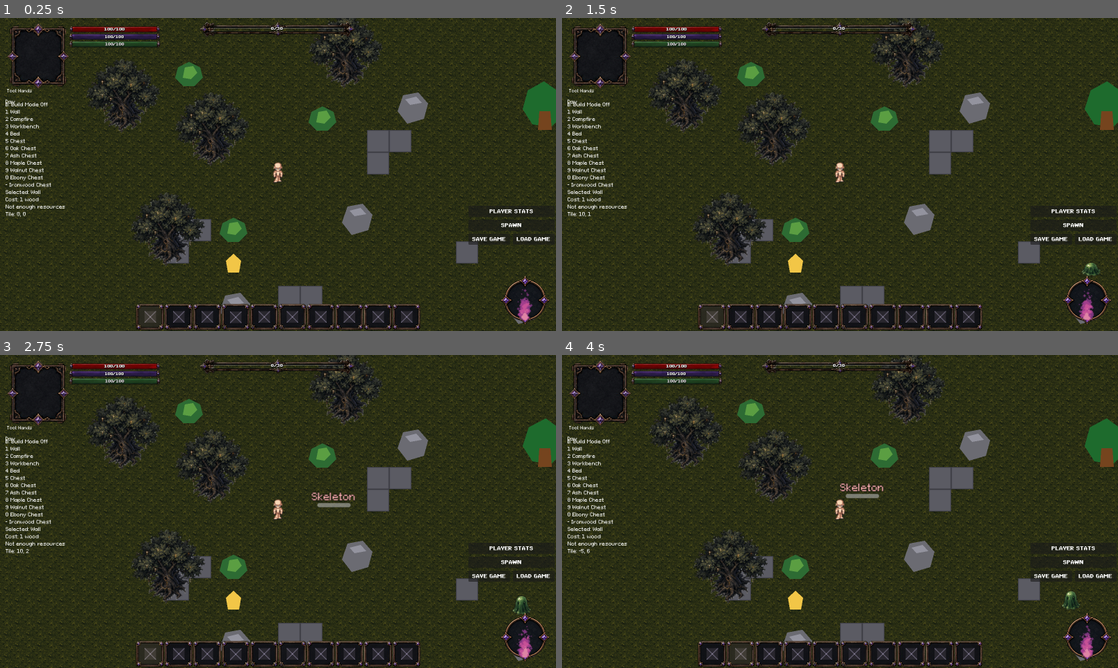
Above: before the commit, frames 1-4 (two rows, left to right).
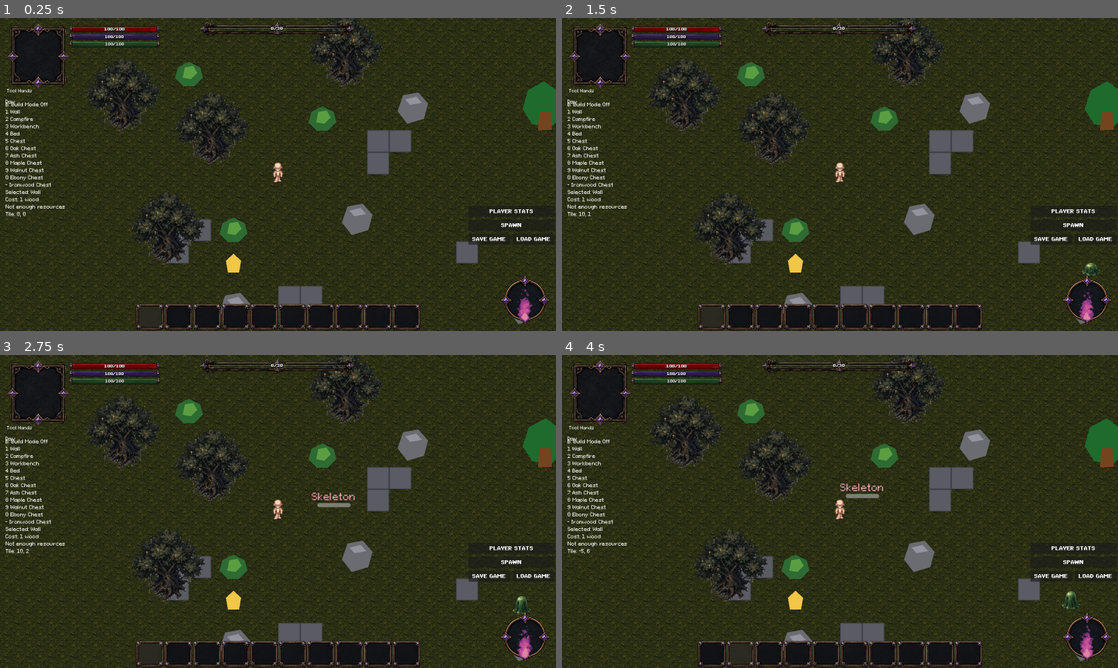
Above: after the commit, the same moments.

Repository: ramonsamagaio/Oathwake-Main
Game: Godot game, scene res://scenes/Main.tscn
The game is run twice, just before and just after one commit, with the same random seed, the same clock (stepped at 60 frames per second) and the same inputs. This scene is started directly instead of the project's main scene.
Inputs (mouse positions are in pixels of both pictures, inside the frame that each line leads up to):
- Up to frame 1 (0.25 s): no input
- Up to frame 2 (1.5 s): click "LOAD GAME" at 0.5 s; click "PLAYER STATS" at 1.25 s
- Up to frame 3 (2.75 s): click "SPAWN" at 2 s
- Up to frame 4 (4 s): click (712, 652) at 2.75 s; click (739, 652) at 3.5 s

The runs differ from the first frame. In frame 1, 0.3% of the frame differs, in the area x 26-75%, y 93-98%; in frame 2, 0.3%; in frame 3, 0.3%; in frame 4, 0.3%.

Commit message:
Make hotbar use shortcuts instead of inventory slots

Diff:
--- a/scripts/ui/HotbarUI.gd
+++ b/scripts/ui/HotbarUI.gd
@@ -9,10 +9,12 @@
 @export var slot_count: int = 10
 
 const HOTBAR_TEXTURE_PATH := "res://assets/ui/HUDUI/HOTBAR.png"
+
 var inventory
 var player
 var selected_slot := 0
 var slots := []
+var hotbar_shortcuts := []
 var sprite_resolver := SpriteResolver.new()
 var _layout: Dictionary = {}
 var _hotbar_panel: Control
@@ -26,6 +28,7 @@
 	set_process_input(true)
 	set_process_unhandled_input(true)
 	add_to_group("hotbar_ui")
+	_ensure_shortcut_count()
 	_build_ui()
 
 
@@ -58,6 +61,7 @@
 func setup(new_inventory, new_player) -> void:
 	inventory = new_inventory
 	player = new_player
+	_ensure_shortcut_count()
 	if inventory != null and inventory.has_signal("changed") and not inventory.changed.is_connected(refresh):
 		inventory.changed.connect(refresh)
 	if player != null and player.has_signal("tool_changed") and not player.tool_changed.is_connected(_on_player_tool_changed):
@@ -72,6 +76,7 @@
 
 
 func refresh() -> void:
+	_ensure_shortcut_count()
 	if slots.is_empty():
 		return
 
@@ -86,6 +91,102 @@
 
 	_update_selection()
 	_apply_selected_hotbar_item_to_player()
+
+
+func get_hotbar_shortcuts() -> Array:
+	_ensure_shortcut_count()
+	return hotbar_shortcuts.duplicate(true)
+
+
+func set_hotbar_shortcuts(shortcuts: Variant) -> void:
+	_ensure_shortcut_count()
+	for index in range(slot_count):
+		hotbar_shortcuts[index] = {}
+
+	if shortcuts is Array:
+		for index in range(min(shortcuts.size(), slot_count)):
+			var raw_entry: Variant = shortcuts[index]
+			if raw_entry is Dictionary:
+				var item_id := str(raw_entry.get("item_id", ""))
+				var source_slot := int(raw_entry.get("source_slot_index", -1))
+				if not item_id.is_empty():
+					hotbar_shortcuts[index] = {
+						"item_id": item_id,
+						"source_slot_index": source_slot,
+					}
+			elif raw_entry is String and not str(raw_entry).is_empty():
+				hotbar_shortcuts[index] = {
+					"item_id": str(raw_entry),
+					"source_slot_index": -1,
+				}
+	refresh()
+
+
+func assign_shortcut_from_inventory_slot(source_slot_index: int, target_hotbar_index: int, select_after_assign := true) -> bool:
+	_ensure_shortcut_count()
+	if inventory == null:
+		return false
+	if target_hotbar_index < 0 or target_hotbar_index >= slot_count:
+		return false
+	if source_slot_index < 0 or source_slot_index >= int(inventory.get_slot_count()):
+		return false
+
+	var source_slot: Dictionary = inventory.get_slot(source_slot_index)
+	var item_id := str(source_slot.get("item_id", ""))
+	var amount := int(source_slot.get("amount", 0))
+	if item_id.is_empty() or amount <= 0:
+		return false
+
+	hotbar_shortcuts[target_hotbar_index] = {
+		"item_id": item_id,
+		"source_slot_index": source_slot_index,
+	}
+	if select_after_assign:
+		select_slot(target_hotbar_index)
+	else:
+		refresh()
+	return true
+
+
+func assign_shortcut_to_first_available(source_slot_index: int, select_after_assign := true) -> int:
+	_ensure_shortcut_count()
+	if inventory == null:
+		return -1
+	var source_slot: Dictionary = inventory.get_slot(source_slot_index)
+	var item_id := str(source_slot.get("item_id", ""))
+	if item_id.is_empty() or int(source_slot.get("amount", 0)) <= 0:
+		return -1
+
+	var existing_index := find_shortcut_for_item(item_id)
+	if existing_index >= 0:
+		if select_after_assign:
+			select_slot(existing_index)
+		return existing_index
+
+	for index in range(slot_count):
+		if _get_shortcut_item_id(index).is_empty():
+			if assign_shortcut_from_inventory_slot(source_slot_index, index, select_after_assign):
+				return index
+	return -1
+
+
+func find_shortcut_for_item(item_id: String) -> int:
+	_ensure_shortcut_count()
+	var normalized_item_id := str(item_id)
+	if normalized_item_id.is_empty():
+		return -1
+	for index in range(slot_count):
+		if _get_shortcut_item_id(index) == normalized_item_id:
+			return index
+	return -1
+
+
+func clear_hotbar_slot(slot_index: int) -> void:
+	_ensure_shortcut_count()
+	if slot_index < 0 or slot_index >= slot_count:
+		return
+	hotbar_shortcuts[slot_index] = {}
+	refresh()
 
 
 func _build_ui() -> void:
@@ -145,11 +246,14 @@
 
 
 func _setup_slot(slot: Button, entry: Dictionary) -> void:
+	if entry.is_empty():
+		_setup_empty_slot(slot)
+		return
 	var entry_id := str(entry.get("id", ""))
 	var label := str(entry.get("label", entry_id.capitalize()))
 	var amount := int(entry.get("amount", 0))
 	slot.text = ""
-	slot.tooltip_text = label
+	slot.tooltip_text = "%s Shortcut" % label
 	_set_slot_icon(slot, sprite_resolver.get_texture_for_item(entry_id))
 	_set_slot_quantity_text(slot, str(amount) if amount > 1 else "")
 
@@ -168,48 +272,43 @@
 
 func _get_hotbar_entries() -> Array:
 	var entries := []
-	if inventory == null:
-		return entries
-
-	var inventory_slots: Array = inventory.get_hotbar_slots(slot_count)
-	for slot in inventory_slots:
-		if not slot is Dictionary:
-			entries.append({})
-			continue
-		var item_id := str(slot.get("item_id", ""))
-		var amount := int(slot.get("amount", 0))
-		if item_id.is_empty() or amount <= 0:
+	_ensure_shortcut_count()
+	for index in range(slot_count):
+		var shortcut_data := _get_shortcut_resolved_data(index)
+		var item_id := str(shortcut_data.get("item_id", ""))
+		if item_id.is_empty():
 			entries.append({})
 			continue
 		entries.append({
-			"type": "item",
+			"type": "shortcut",
 			"id": item_id,
-			"amount": amount,
+			"amount": _get_inventory_item_count(item_id),
 			"label": _get_item_display_name(item_id),
+			"source_slot_index": int(shortcut_data.get("source_slot_index", -1)),
 		})
-
-	while entries.size() < slot_count:
-		entries.append({})
-	return entries.slice(0, slot_count)
+	return entries
 
 
 func _apply_selected_hotbar_item_to_player() -> void:
 	if player == null:
 		return
-	var entry := _get_hotbar_entry(selected_slot)
-	var item_id := str(entry.get("id", "")).to_lower()
 	if not player.has_method("set_current_hotbar_item"):
 		if player.has_method("set_current_tool"):
 			player.set_current_tool("Hands")
 		return
+
+	var shortcut_data := _get_shortcut_resolved_data(selected_slot)
+	var item_id := str(shortcut_data.get("item_id", ""))
+	var source_slot_index := int(shortcut_data.get("source_slot_index", -1))
 	if item_id.is_empty():
-		player.set_current_hotbar_item("", selected_slot)
-		return
+		player.set_current_hotbar_item("", -1)
+		return
+
 	var item_data := _get_item_data(item_id)
 	if not _is_tool_or_weapon(item_data):
-		player.set_current_hotbar_item("", selected_slot)
-		return
-	player.set_current_hotbar_item(item_id, selected_slot)
+		player.set_current_hotbar_item("", -1)
+		return
+	player.set_current_hotbar_item(item_id, source_slot_index)
 
 
 func _get_item_display_name(item_id: String) -> String:
@@ -234,22 +333,18 @@
 
 
 func _get_hotbar_entry(slot_index: int) -> Dictionary:
-	if inventory == null or slot_index < 0 or slot_index >= slot_count:
+	if slot_index < 0 or slot_index >= slot_count:
 		return {}
-	var slot_data: Dictionary = inventory.get_slot(slot_index)
-	if not slot_data is Dictionary:
+	var shortcut_data := _get_shortcut_resolved_data(slot_index)
+	var item_id := str(shortcut_data.get("item_id", ""))
+	if item_id.is_empty():
 		return {}
-
-	var item_id := str(slot_data.get("item_id", ""))
-	var amount := int(slot_data.get("amount", 0))
-	if item_id.is_empty() or amount <= 0:
-		return {}
-
 	return {
-		"type": "item",
+		"type": "shortcut",
 		"id": item_id,
-		"amount": amount,
+		"amount": _get_inventory_item_count(item_id),
 		"label": _get_item_display_name(item_id),
+		"source_slot_index": int(shortcut_data.get("source_slot_index", -1)),
 	}
 
 
@@ -258,9 +353,10 @@
 	if entry.is_empty():
 		return null
 	return {
-		"type": "inventory_slot",
-		"slot_index": slot_index,
-		"inventory_id": "player",
+		"type": "hotbar_shortcut",
+		"hotbar_slot_index": slot_index,
+		"item_id": str(entry.get("id", "")),
+		"source_slot_index": int(entry.get("source_slot_index", -1)),
 	}
 
 
@@ -285,15 +381,18 @@
 
 
 func _get_hotbar_drop_reject_reason(slot_index: int, data: Variant) -> String:
-	if inventory == null:
-		return "inventory is null"
 	if slot_index < 0 or slot_index >= slot_count:
 		return "target slot out of range"
 	if not data is Dictionary:
 		return "drag data is not Dictionary"
 	var drop_data: Dictionary = data as Dictionary
-	if str(drop_data.get("type", "")) != "inventory_slot":
+	var drop_type := str(drop_data.get("type", ""))
+	if drop_type == "hotbar_shortcut":
+		return ""
+	if drop_type != "inventory_slot":
 		return "type is not inventory_slot"
+	if inventory == null:
+		return "inventory is null"
 	if str(drop_data.get("inventory_id", "")) != "player":
 		return "inventory_id is not player"
 	if not inventory.has_method("get_slot") or not inventory.has_method("get_slot_count"):
@@ -301,6 +400,9 @@
 	var from_index := int(drop_data.get("slot_index", -1))
 	if from_index < 0 or from_index >= int(inventory.get_slot_count()):
 		return "source slot out of range"
+	var source_slot: Dictionary = inventory.get_slot(from_index)
+	if str(source_slot.get("item_id", "")).is_empty() or int(source_slot.get("amount", 0)) <= 0:
+		return "source slot empty"
 	return ""
 
 
@@ -308,15 +410,25 @@
 	if not _can_drop_on_hotbar_slot(slot_index, data):
 		return
 
-	var from_index := int((data as Dictionary).get("slot_index", -1))
-	if from_index == slot_index:
+	var drop_data: Dictionary = data as Dictionary
+	var drop_type := str(drop_data.get("type", ""))
+	if drop_type == "hotbar_shortcut":
+		var from_hotbar_index := int(drop_data.get("hotbar_slot_index", -1))
+		if from_hotbar_index < 0 or from_hotbar_index >= slot_count:
+			return
+		if from_hotbar_index == slot_index:
+			select_slot(slot_index)
+			return
+		var temp = hotbar_shortcuts[slot_index]
+		hotbar_shortcuts[slot_index] = hotbar_shortcuts[from_hotbar_index]
+		hotbar_shortcuts[from_hotbar_index] = temp
 		select_slot(slot_index)
-		return
-
-	inventory.move_slot(from_index, slot_index)
-	select_slot(slot_index)
-	refresh()
-	_apply_selected_hotbar_item_to_player()
+		refresh()
+		return
+
+	var from_index := int(drop_data.get("slot_index", -1))
+	if assign_shortcut_from_inventory_slot(from_index, slot_index, true):
+		refresh()
 
 
 func _get_slot_index_for_key(keycode: int) -> int:
@@ -332,7 +444,8 @@
 
 
 func _on_player_tool_changed(_tool_name: String) -> void:
-	refresh()
+	# Tool label changes should not mutate hotbar shortcuts.
+	pass
 
 
 func _is_build_mode_enabled() -> bool:
@@ -343,6 +456,74 @@
 func _is_crafting_open() -> bool:
 	var crafting_system = get_tree().get_first_node_in_group("crafting_system")
 	return crafting_system != null and crafting_system.has_method("is_crafting_open") and crafting_system.is_crafting_open()
+
+
+func _ensure_shortcut_count() -> void:
+	while hotbar_shortcuts.size() < slot_count:
+		hotbar_shortcuts.append({})
+	while hotbar_shortcuts.size() > slot_count:
+		hotbar_shortcuts.pop_back()
+
+
+func _get_shortcut_item_id(slot_index: int) -> String:
+	var data := _get_shortcut_resolved_data(slot_index)
+	return str(data.get("item_id", ""))
+
+
+func _get_shortcut_resolved_data(slot_index: int) -> Dictionary:
+	_ensure_shortcut_count()
+	if inventory == null or slot_index < 0 or slot_index >= slot_count:
+		return {}
+	var shortcut = hotbar_shortcuts[slot_index]
+	if not shortcut is Dictionary:
+		return {}
+	var item_id := str(shortcut.get("item_id", ""))
+	if item_id.is_empty():
+		return {}
+
+	var source_slot_index := int(shortcut.get("source_slot_index", -1))
+	if _inventory_slot_contains_item(source_slot_index, item_id):
+		return {
+			"item_id": item_id,
+			"source_slot_index": source_slot_index,
+		}
+
+	var found_index := _find_inventory_slot_with_item(item_id)
+	if found_index >= 0:
+		hotbar_shortcuts[slot_index] = {
+			"item_id": item_id,
+			"source_slot_index": found_index,
+		}
+		return {
+			"item_id": item_id,
+			"source_slot_index": found_index,
+		}
+
+	return {}
+
+
+func _inventory_slot_contains_item(slot_index: int, item_id: String) -> bool:
+	if inventory == null or slot_index < 0 or slot_index >= int(inventory.get_slot_count()):
+		return false
+	var slot_data: Dictionary = inventory.get_slot(slot_index)
+	return str(slot_data.get("item_id", "")) == item_id and int(slot_data.get("amount", 0)) > 0
+
+
+func _find_inventory_slot_with_item(item_id: String) -> int:
+	if inventory == null or item_id.is_empty():
+		return -1
+	for index in range(int(inventory.get_slot_count())):
+		if _inventory_slot_contains_item(index, item_id):
+			return index
+	return -1
+
+
+func _get_inventory_item_count(item_id: String) -> int:
+	if inventory == null or item_id.is_empty():
+		return 0
+	if inventory.has_method("get_count"):
+		return int(inventory.get_count(item_id))
+	return 1 if _find_inventory_slot_with_item(item_id) >= 0 else 0
 
 
 func _get_layout_rect(element_id: String, fallback: Rect2) -> Rect2:
